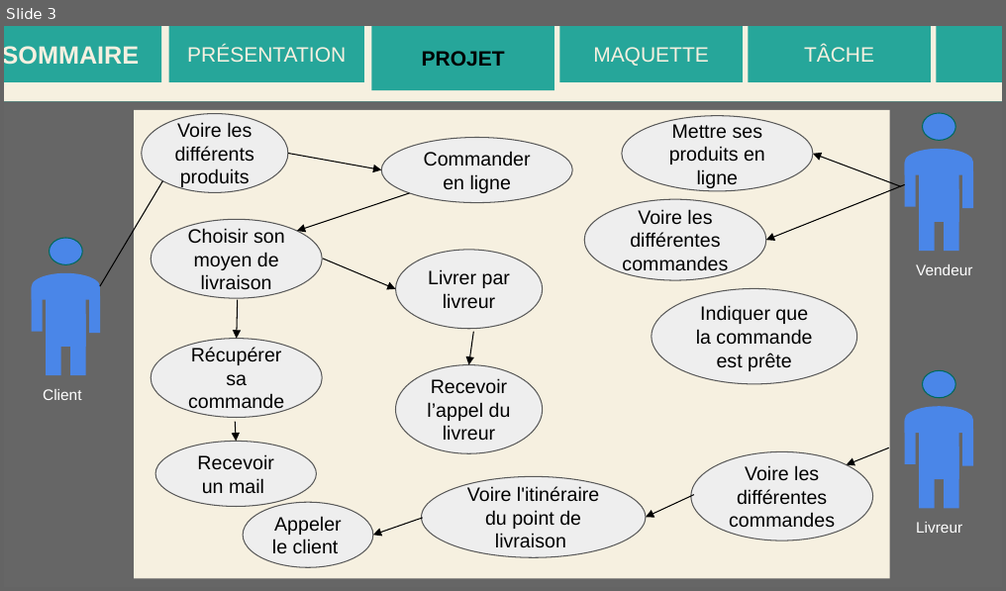
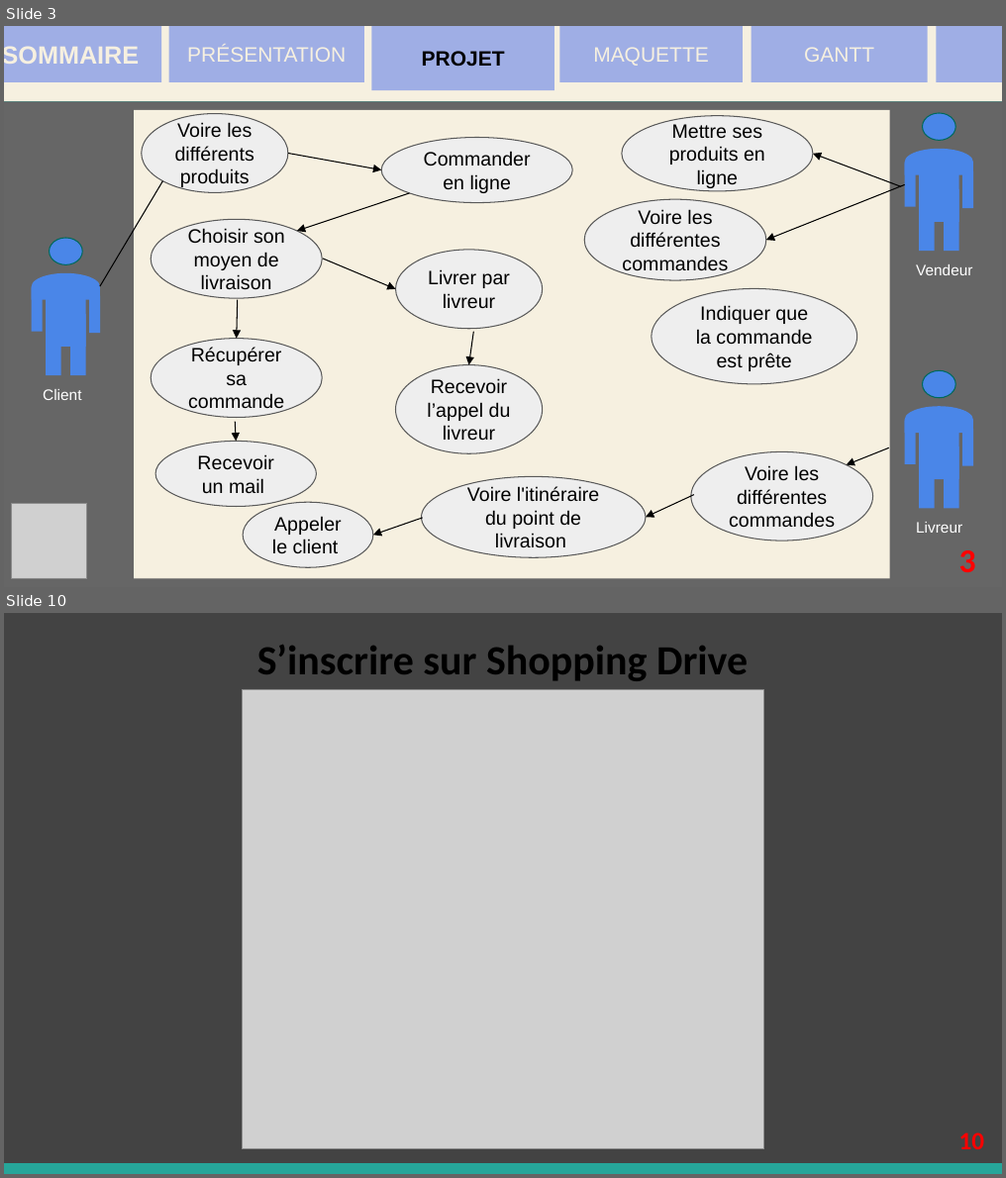
Before and after one commit to JDevs10/Shopping-Drive, a slide deck: docs/ShoppingDrive.pptx. Shown one above the other, each under a label of ours: slide 3 before the commit, slides 3 and 10 after it; the slides between them are not shown. The pictures are 1006x591 and 1006x1178 pixels, drawn with LibreOffice and Linux fonts; fonts in the diff are those of the drawing; grey boxes stand for pictures. Boxes give left, top, right and bottom in pixels: in the first picture for what was removed or moved away, otherwise in the second. Text is boxed around its words. In the diff, an @@ line names an element or a change of style, - is before the commit and + after.

```diff
--- a/docs/ShoppingDrive.pptx
+++ b/docs/ShoppingDrive.pptx
@@ slide 10 added at bbox=[4, 613, 1002, 1174], background #434343 @@
@@ title added at bbox=[257, 645, 747, 681], 30 pt, text #000000, bold @@
+S’inscrire sur Shopping Drive
@@ picture added at bbox=[242, 690, 764, 1149] @@
@@ picture added at bbox=[254, 691, 511, 1035] @@
@@ picture added at bbox=[525, 691, 751, 1035] @@
@@ text added at bbox=[959, 1133, 985, 1150], 18 pt, text #FF0000, bold @@
+10
@@ rectangle added at bbox=[4, 1163, 1002, 1174], fill #26A69A @@
@@ slide 3 changed as well @@
@@ fill #26A69A to #9FAEE5 in 6 elements at bbox=[4, 26, 161, 82], bbox=[168, 26, 364, 82], bbox=[372, 26, 554, 91], bbox=[559, 26, 743, 82], bbox=[936, 26, 1002, 82], bbox=[751, 26, 928, 82] @@
@@ rectangle "GANTT": place and size @@
-rectangle "GANTT" at bbox=[747, 26, 930, 82]
+rectangle "GANTT" at bbox=[751, 26, 928, 82]
@@ text in rectangle at bbox=[804, 47, 874, 62]: text changed @@
-TÂCHE
+GANTT
@@ picture added at bbox=[12, 504, 88, 579] @@
@@ text added at bbox=[959, 551, 976, 572], 24 pt, text #FF0000, bold @@
+3
```
Also in this commit, not shown: 6 other slides changed, 6 other slides added, 9 other files.
